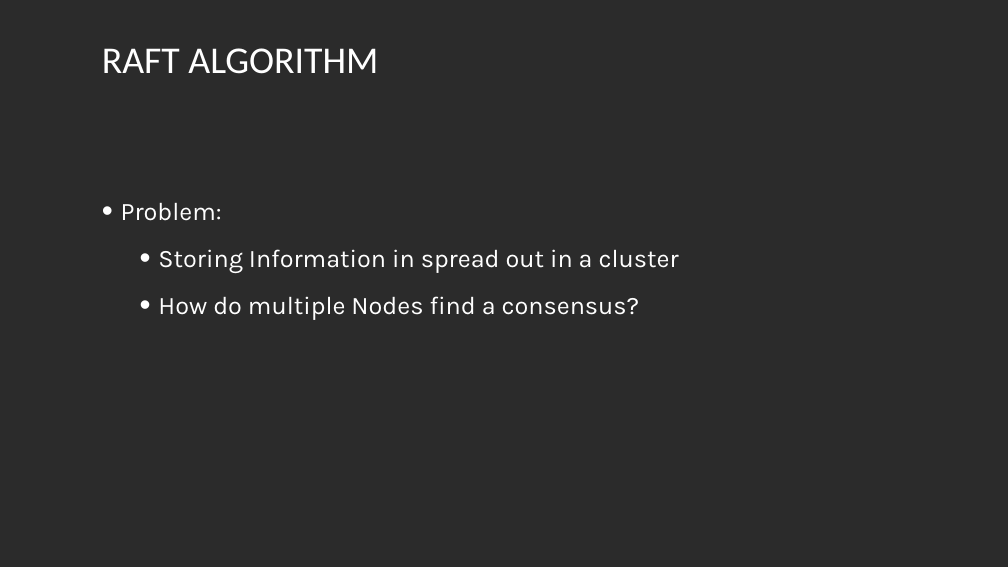
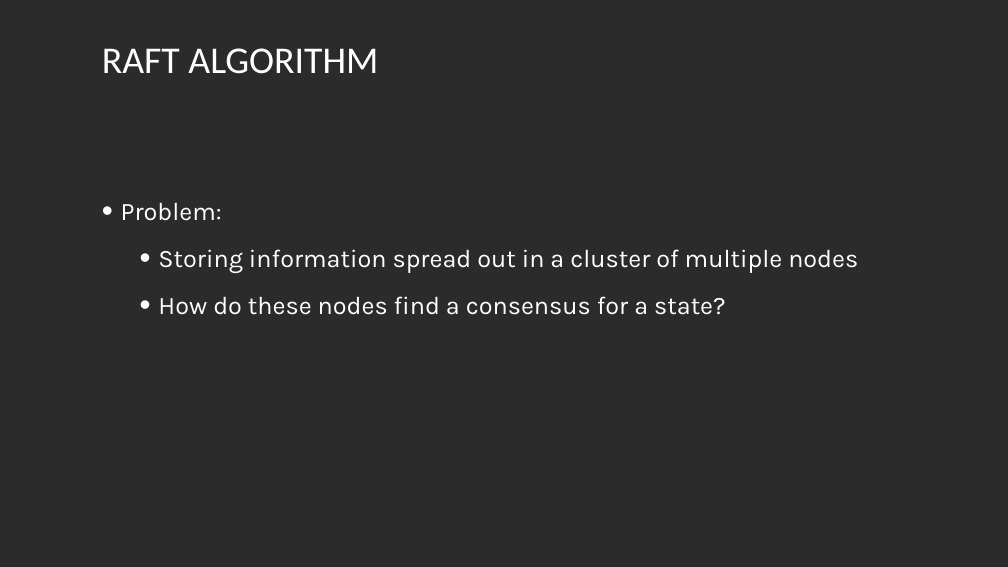
Before and after one commit to LukasKiederle/seminar-compare-go, a slide deck: slide 2 of Comparing Raft algorithm in go and Python.pptx. Drawn at 1008x567 pixels with LibreOffice and Linux fonts; fonts in the diff are those of the drawing; background and template pictures are left out; a plain dark background stands for a picture behind light text. Boxes give left, top, right and bottom in pixels: in the first picture for what was removed or moved away, otherwise in the second. Text is boxed around its words. In the diff, an @@ line names an element or a change of style, - is before the commit and + after.

Commit message:
updated

```diff
--- a/Comparing Raft algorithm in go and Python.pptx
+++ b/Comparing Raft algorithm in go and Python.pptx
@@ text at (158,249,858,315): text changed @@
-  • Storing Information in spread out in a cluster
-  • How do multiple Nodes find a consensus?
+  • Storing information spread out in a cluster of multiple nodes
+  • How do these nodes find a consensus for a state?
```
Also in this commit, not shown: 7 other slides changed, 1 slide added, 2 slides removed.
